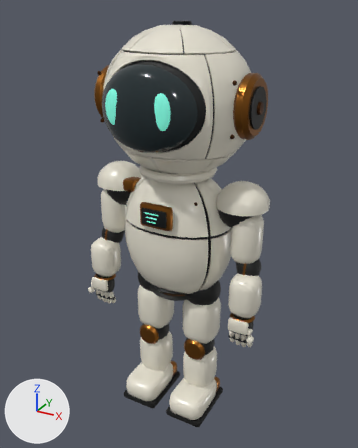
The glTF model assets/world/detail-v4/hero/hero-robot.lod0.glb: old version first, new version second.
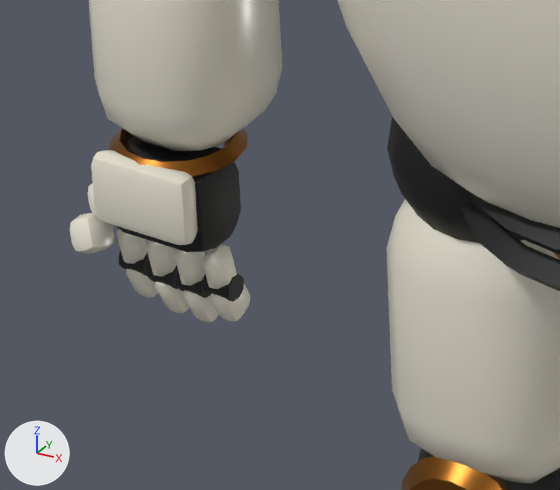
The first picture shows the older version from a 50 mm camera at (0.98, -1.776, 1.825) aimed at (0.004, 0.0, 0.937). The close-ups show the older and then the newer version on the part from 22% to 46% of the width and 57% to 74% of the height of that picture. Only the edits that show in the close-ups are written down. Arrows for +X, +Y and +Z are at lower left; the lights stay in place. Where no turn or scale is listed for an object, it has been applied to the vertices. Vertices at exactly the same position are counted once.

Objects in the first close-up: 'Forearm.L_Ceramic • warm ivory', 'Forearm.L_Trim • graphite and brass', 'Hand.L_Ceramic • warm ivory', 'Hand.L_Trim • graphite and brass', 'Leg.L_Ceramic • warm ivory', 'Leg.L_Trim • graphite and brass', 'Shin.L_Trim • graphite and brass', 'robot_Ceramic • warm ivory', 'robot_Trim • graphite and brass'.
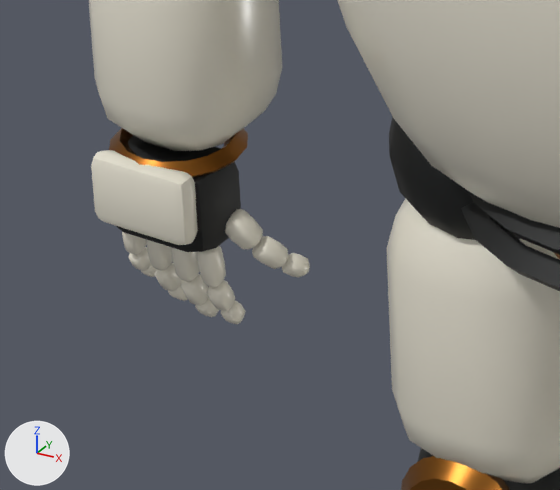
Location of each change, (x1, y1, x2, y2) in pixels of the close-ups (560 x 490 px):
'Hand.L_Ceramic • warm ivory', reshaped (40% narrower, 45% shorter)
    before: (70, 150, 250, 322)
    after: (91, 150, 198, 245)
'Hand.L_Trim • graphite and brass', reshaped (30% shorter)
    before: (116, 136, 244, 302)
    after: (116, 136, 241, 252)
'Leg.L_Trim • graphite and brass', reshaped
    before: (387, 116, 523, 243)
    after: (389, 116, 521, 240)
'Thumb.L_Ceramic • warm ivory', added
    after: (225, 209, 310, 277)
'Index.L_Ceramic • warm ivory', added
    after: (196, 246, 246, 324)
'Middle.L_Ceramic • warm ivory', added
    after: (171, 247, 219, 317)
'Ring.L_Ceramic • warm ivory', added
    after: (146, 239, 188, 301)
'Little.L_Ceramic • warm ivory', added
    after: (122, 232, 156, 277)
part 1 of me_hand_l_ceramic___warm_ivory, deleted
    before: (70, 183, 250, 322)
part 2 of me_hand_l_trim___graphite_and_brass, deleted
    before: (119, 251, 150, 276)
part 3 of me_hand_l_trim___graphite_and_brass, deleted
    before: (148, 264, 179, 289)
part 4 of me_hand_l_trim___graphite_and_brass, deleted
    before: (176, 272, 210, 298)
part 5 of me_hand_l_trim___graphite_and_brass, deleted
    before: (203, 274, 244, 302)

The change, as a list of edits to the scene's bpy script:
```text
Change me_hand_l_ceramic___warm_ivory:
    remove me_hand_l_ceramic___warm_ivory.from_pydata(...)  # 488 vertices, 932 faces; spans x -0.071..0.051, y -0.056..0.022, z -0.162..-0.001
    add me_hand_l_ceramic___warm_ivory.from_pydata(...)  # 56 vertices, 108 faces; spans x -0.045..0.045, y -0.054..-0.032, z -0.061..-0.001
    me_hand_l_ceramic___warm_ivory part 1: 10 loose pieces with 432 vertices, spanning x -0.071..0.051, y -0.056..0.022, z -0.162..-0.033, are deleted
Change me_hand_l_trim___graphite_and_brass:
    remove me_hand_l_trim___graphite_and_brass.from_pydata(...)  # 128 vertices, 236 faces; spans x -0.0525..0.0525, y -0.041..0.021, z -0.1312..-0.003
    add me_hand_l_trim___graphite_and_brass.from_pydata(...)  # 56 vertices, 108 faces; spans x -0.052..0.052, y -0.041..0.021, z -0.081..-0.003
    me_hand_l_trim___graphite_and_brass part 2: the loose piece of 18 vertices spanning x -0.0525..-0.0285, y -0.016..0.0045, z -0.1273..-0.1068 is deleted
    me_hand_l_trim___graphite_and_brass part 3: the loose piece of 18 vertices spanning x -0.0255..-0.0015, y -0.0151..0.0054, z -0.1312..-0.1107 is deleted
    me_hand_l_trim___graphite_and_brass part 4: the loose piece of 18 vertices spanning x 0.0015..0.0255, y -0.0151..0.0054, z -0.1312..-0.1107 is deleted
    me_hand_l_trim___graphite_and_brass part 5: the loose piece of 18 vertices spanning x 0.0285..0.0525, y -0.0164..0.0041, z -0.1254..-0.1049 is deleted
Change me_leg_l_trim___graphite_and_brass:
    remove me_leg_l_trim___graphite_and_brass.from_pydata(...)  # 212 vertices, 416 faces; spans x -0.087..0.087, y -0.085..0.085, z -0.36..0.04
    add me_leg_l_trim___graphite_and_brass.from_pydata(...)  # 144 vertices, 280 faces; spans x -0.087..0.087, y -0.085..0.085, z -0.36..0.04
    me_leg_l_trim___graphite_and_brass part 6: 176 vertices removed from x -0.083..0.083, y -0.081..0.081, z -0.116..0.036; 108 vertices added at x -0.08..0.08, y -0.079..0.079, z -0.114..0.034
Add ob_thumb_l_ceramic___warm_ivory:
    ob_thumb_l_ceramic___warm_ivory = bpy.data.objects.new('Thumb.L_Ceramic • warm ivory', me_thumb_l_ceramic___warm_ivory)  # 156 vertices, 300 faces; spans x -0.0053..0.0464, y -0.0076..0.0426, z -0.0614..0.0037; in mat_ceramic___warm_ivory (white #ebe6d6)
    ob_thumb_l_ceramic___warm_ivory.location = (-0.31, -0.097, 0.574)
Add ob_ring_l_ceramic___warm_ivory:
    ob_ring_l_ceramic___warm_ivory = bpy.data.objects.new('Ring.L_Ceramic • warm ivory', me_ring_l_ceramic___warm_ivory)  # 156 vertices, 300 faces; spans x -0.0098..0.0077, y -0.0077..0.0355, z -0.0792..-0.0009; in mat_ceramic___warm_ivory (white #ebe6d6)
    ob_ring_l_ceramic___warm_ivory.location = (-0.3717, -0.106, 0.549)
Add ob_middle_l_ceramic___warm_ivory:
    ob_middle_l_ceramic___warm_ivory = bpy.data.objects.new('Middle.L_Ceramic • warm ivory', me_middle_l_ceramic___warm_ivory)  # 156 vertices, 300 faces; spans x -0.0084..0.009, y -0.0081..0.0346, z -0.0852..-0.0009; in mat_ceramic___warm_ivory (white #ebe6d6)
    ob_middle_l_ceramic___warm_ivory.location = (-0.3483, -0.106, 0.549)
Add ob_little_l_ceramic___warm_ivory:
    ob_little_l_ceramic___warm_ivory = bpy.data.objects.new('Little.L_Ceramic • warm ivory', me_little_l_ceramic___warm_ivory)  # 156 vertices, 300 faces; spans x -0.0114..0.0069, y -0.0071..0.0324, z -0.0639..-0.0007; in mat_ceramic___warm_ivory (white #ebe6d6)
    ob_little_l_ceramic___warm_ivory.location = (-0.3952, -0.106, 0.549)
Add ob_index_l_ceramic___warm_ivory:
    ob_index_l_ceramic___warm_ivory = bpy.data.objects.new('Index.L_Ceramic • warm ivory', me_index_l_ceramic___warm_ivory)  # 156 vertices, 300 faces; spans x -0.0077..0.0121, y -0.0081..0.0299, z -0.0808..-0.0009; in mat_ceramic___warm_ivory (white #ebe6d6)
    ob_index_l_ceramic___warm_ivory.location = (-0.3248, -0.106, 0.549)
```
